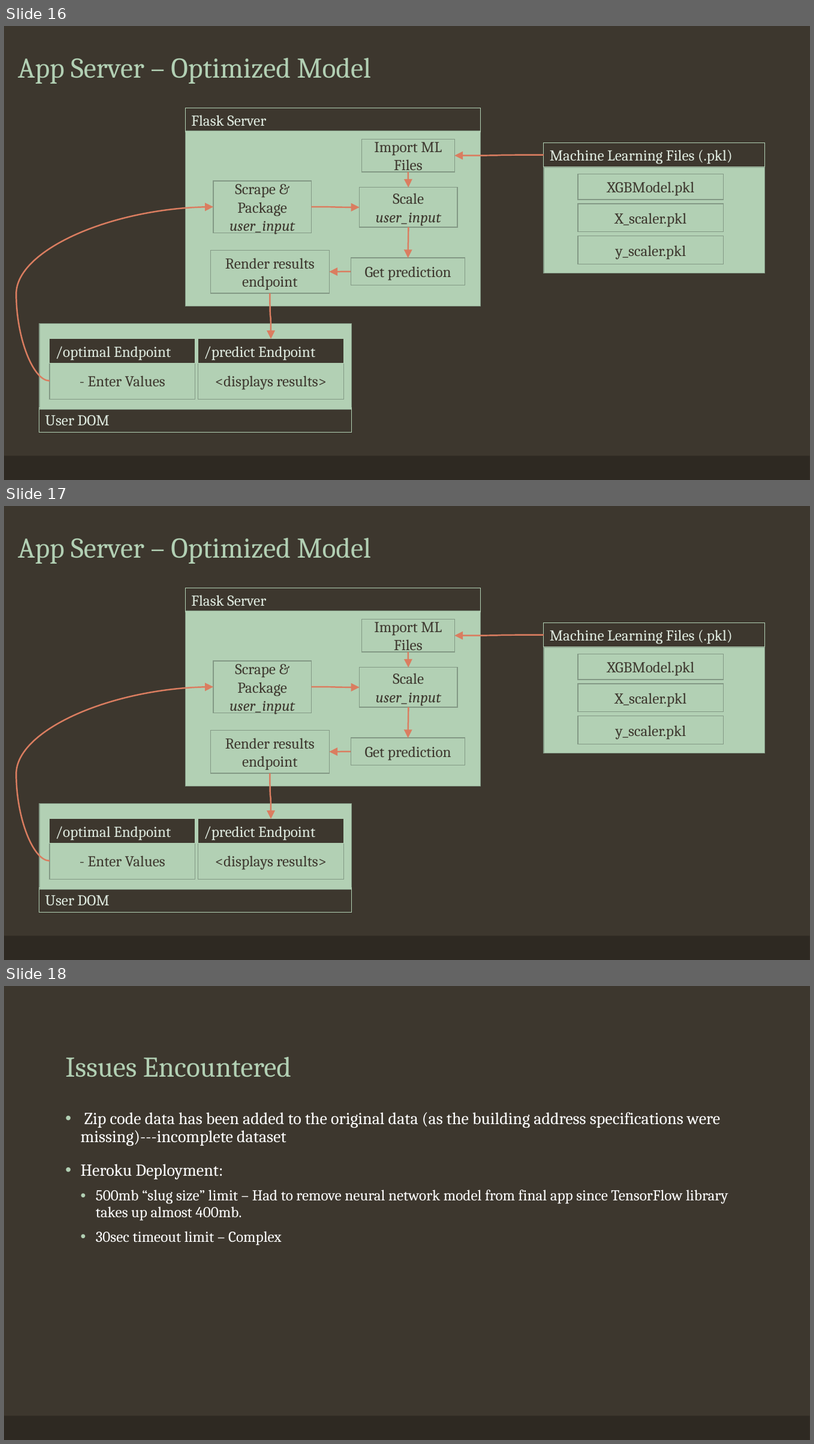
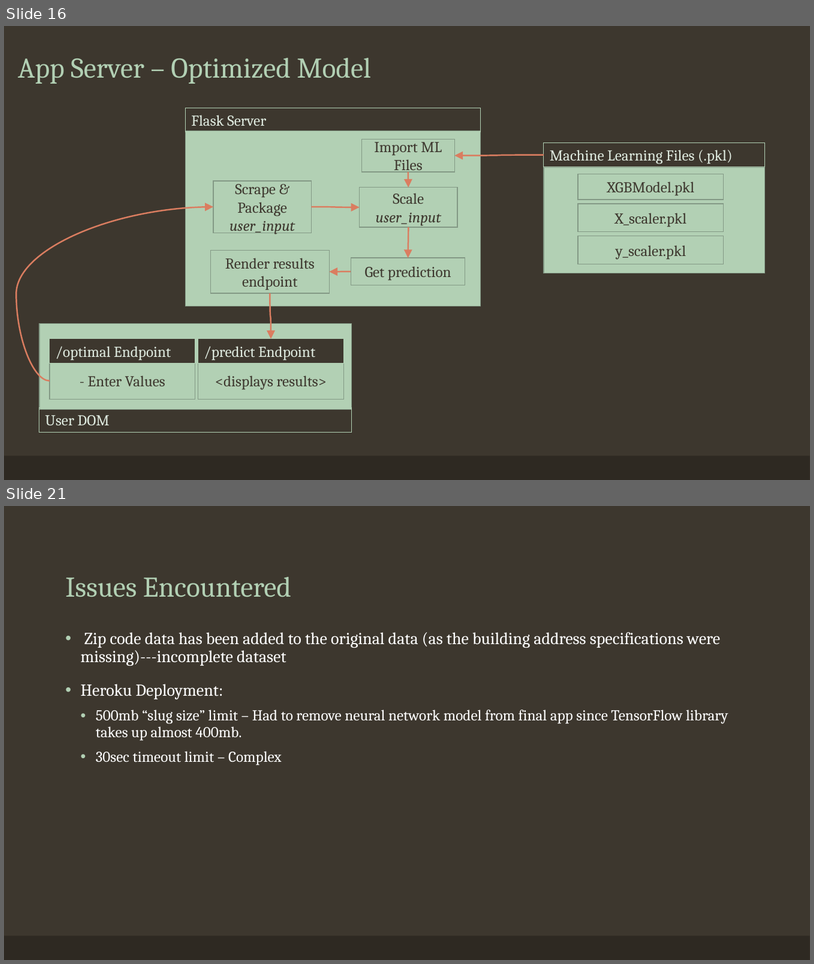
Before and after one commit to RussellMcGrath/proj_3_NYC_apartments, a slide deck: Presentation/Project3.pptx. Shown one above the other, each under a label of ours: slides 16, 17 and 18 before the commit, slides 16 and 21 after it; the slides between them are not shown. The pictures are 814x1444 and 814x964 pixels, drawn with LibreOffice and Linux fonts; fonts in the diff are those of the drawing. Boxes give left, top, right and bottom in pixels: in the first picture for what was removed or moved away, otherwise in the second. Text is boxed around its words. In the diff, an @@ line names an element or a change of style, - is before the commit and + after.

```diff
--- a/Presentation/Project3.pptx
+++ b/Presentation/Project3.pptx
@@ slide 17 removed at (4, 506, 810, 960), background #3D372E; not listed: 1 template element that a slide beside it also shows @@
@@ title removed at (18, 538, 371, 564) @@
-App Server – Optimized Model
@@ rectangle removed at (185, 588, 481, 612) @@
-Flask Server
@@ rectangle removed at (185, 610, 481, 786) @@
@@ rectangle removed at (362, 619, 455, 652) @@
-Import ML Files
@@ rectangle removed at (544, 623, 765, 647) @@
-Machine Learning Files (.pkl)
@@ curved arrow removed from (544, 635) to (455, 636) @@
@@ rectangle removed at (544, 648, 765, 753) @@
@@ rectangle removed at (213, 661, 311, 713) @@
-Scrape & Package user_input
@@ rectangle removed at (360, 667, 458, 708) @@
-Scale user_input
@@ curved arrow removed from (408, 652) to (409, 667) @@
@@ rectangle removed at (578, 654, 724, 679) @@
-XGBModel.pkl
@@ rectangle removed at (578, 683, 724, 712) @@
-X_scaler.pkl
@@ curved arrow removed from (50, 861) to (213, 687) @@
@@ curved arrow removed from (311, 687) to (360, 687) @@
@@ curved arrow removed from (409, 707) to (408, 738) @@
@@ rectangle removed at (578, 716, 724, 744) @@
-y_scaler.pkl
@@ rectangle removed at (211, 730, 329, 773) @@
-Render results endpoint
@@ rectangle removed at (351, 738, 465, 765) @@
-Get prediction
@@ curved arrow removed from (351, 751) to (329, 751) @@
@@ curved arrow removed from (270, 774) to (272, 819) @@
@@ rectangle removed at (39, 804, 352, 889) @@
@@ rectangle removed at (50, 819, 195, 843) @@
-/optimal Endpoint
@@ rectangle removed at (198, 819, 344, 843) @@
-/predict Endpoint
@@ rectangle removed at (50, 843, 195, 879) @@
-- Enter Values
@@ rectangle removed at (198, 843, 344, 879) @@
-<displays results>
@@ rectangle removed at (39, 888, 352, 912) @@
-User DOM
@@ what was slide 18 is now slide 21 @@
```
